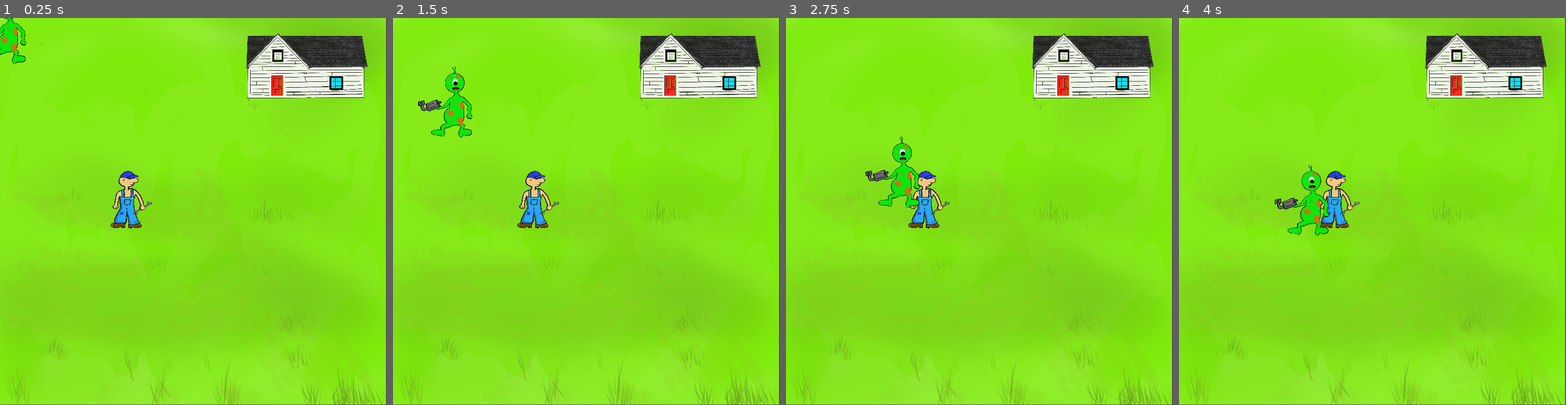
Above: before the commit, frames 1-4 (left to right).
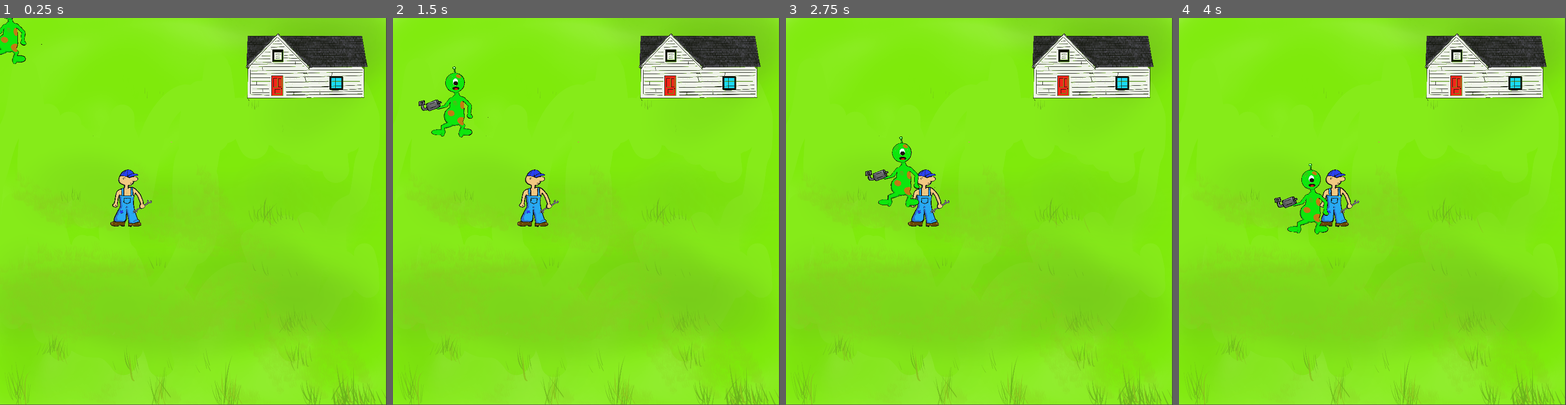
Above: after the commit, the same moments.

Repository: amychen108/crop-pocalypse
Game: Godot game, scene res://Level1.tscn
Same seed, same stepped clock (60 frames per second), same inputs: the game is played once before the commit and once after it. The project has no main scene, so this scene is started directly.
Inputs:
- Up to frame 1 (0.25 s): no input
- Up to frame 2 (1.5 s): tap Enter (ui_accept) at 0.5, 0.77 s; hold Right (ui_right) from 0.53 s (still down)
- Up to frame 3 (2.75 s): tap Enter (ui_accept) at 1.52 s; release Right (ui_right) at 2.03 s; hold Left (ui_left) from 2.03 s (still down)
- Up to frame 4 (4 s): release Left (ui_left) at 2.78 s; hold Right (ui_right) from 2.78 s (still down); tap Enter (ui_accept) at 3.02, 3.77 s

The runs differ from the first frame. In frame 1, 0.5% of the frame differs, in the area x 0-45%, y 0-55%; in frame 2, 0.6%; in frame 3, 0.7%; in frame 4, 0.9%, in the area x 24-52%, y 32-57%.

Commit message:
collision

Diff:
--- /dev/null
+++ b/src/view/Farmhouse.gd
@@ -0,0 +1,17 @@
+extends Area2D
+
+# Called when the node enters the scene tree for the first time.
+func _ready():
+	pass
+
+# Called every frame. 'delta' is the elapsed time since the previous frame.
+@warning_ignore("unused_parameter")
+func _process(delta):
+	pass
+
+# Called when another physics body enters the area
+func _on_Area2D_body_entered(body):
+	# Check if the entering body is the one you expect
+	print("Entered body name:", body.name)
+	if body.name == "FarmHand2":
+		print("Farm touched the house")
--- a/src/view/Level1.tscn
+++ b/src/view/Level1.tscn
@@ -1,10 +1,15 @@
-[gd_scene load_steps=6 format=3 uid="uid://wjh0txkfdpou"]
+[gd_scene load_steps=8 format=3 uid="uid://wjh0txkfdpou"]
 
 [ext_resource type="Texture2D" uid="uid://dh5u3aim0ijo" path="res://Landscape.png" id="1_0q8aa"]
 [ext_resource type="Script" path="res://Alien1.gd" id="2_1fqjg"]
+[ext_resource type="Script" path="res://Farmhouse.gd" id="3_xtnfe"]
 [ext_resource type="PackedScene" uid="uid://cx46yqg3fftyg" path="res://Alien.tscn" id="4_4hwvj"]
 [ext_resource type="Texture2D" uid="uid://dcxrxf5nnwxy6" path="res://Farmhouse.png" id="4_sejto"]
 [ext_resource type="PackedScene" uid="uid://cvye1tb86u1k5" path="res://farm_hand.tscn" id="5_u7kou"]
+
+[sub_resource type="CapsuleShape2D" id="CapsuleShape2D_fppyi"]
+radius = 44.0
+height = 242.0
 
 [node name="Node2D" type="Node2D"]
 position = Vector2(0, -2)
@@ -14,15 +19,21 @@
 scale = Vector2(0.643145, 0.644556)
 texture = ExtResource("1_0q8aa")
 
-[node name="Farmhouse" type="CharacterBody2D" parent="."]
+[node name="Farmhouse" type="Area2D" parent="."]
+script = ExtResource("3_xtnfe")
 
 [node name="Farmhouse" type="Sprite2D" parent="Farmhouse"]
 position = Vector2(1313, 264)
 scale = Vector2(0.334274, 0.337903)
 texture = ExtResource("4_sejto")
+script = ExtResource("3_xtnfe")
 
 [node name="FarmHand2" parent="." instance=ExtResource("5_u7kou")]
-position = Vector2(531, 774)
+position = Vector2(530, 768)
+
+[node name="CollisionShape2D2" type="CollisionShape2D" parent="FarmHand2"]
+position = Vector2(-1, -15)
+shape = SubResource("CapsuleShape2D_fppyi")
 
 [node name="Alien" parent="." instance=ExtResource("4_4hwvj")]
 script = ExtResource("2_1fqjg")
